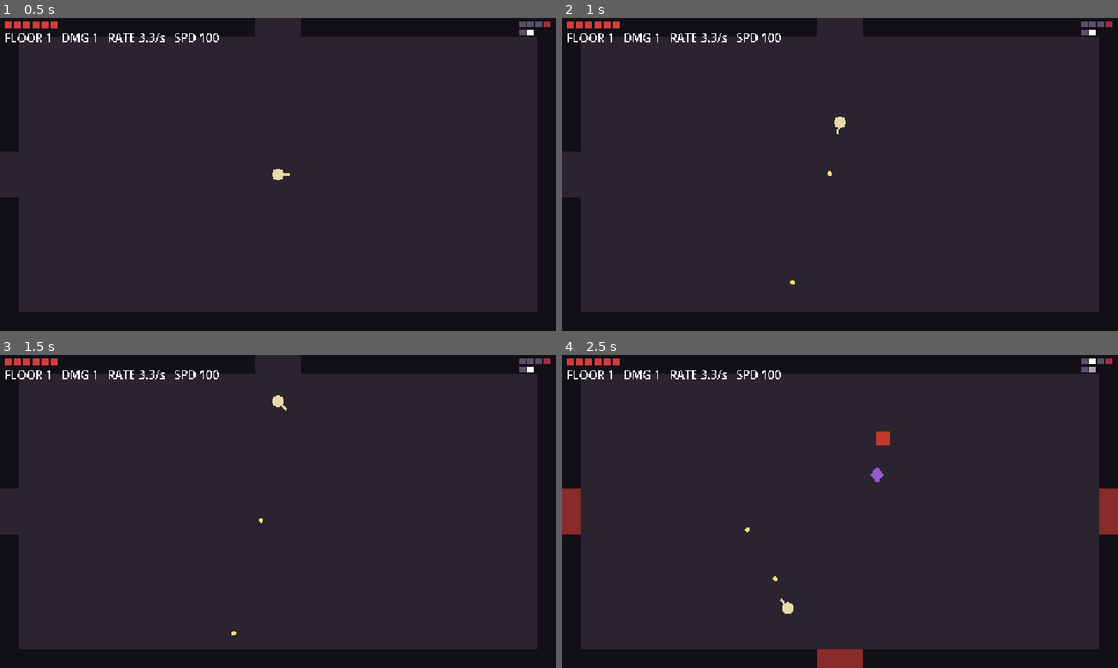
Above: before the commit, frames 1-4 (two rows, left to right).
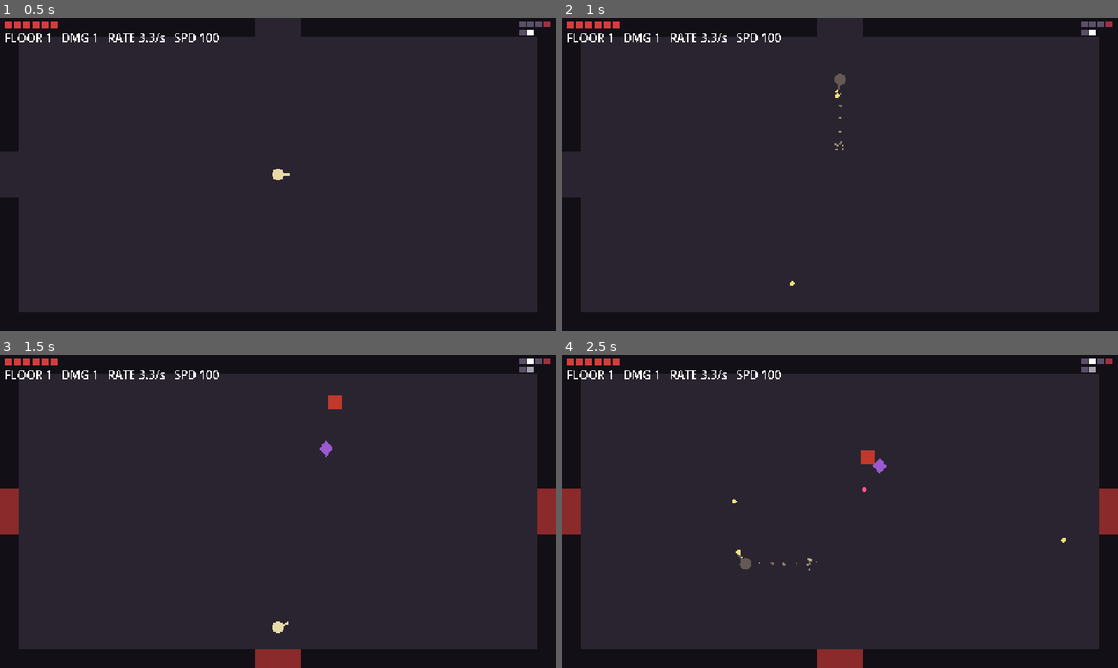
Above: after the commit, the same moments.

Repository: idghst/game-1
Game: Godot game, scene res://main.tscn
Two runs of this game, one before a commit and one after it. Both use one fixed random seed, a clock stepped at 60 frames per second and the inputs below.
Inputs (mouse positions are in pixels of both pictures, inside the frame that each line leads up to):
- Up to frame 1 (0.5 s): no input
- Up to frame 2 (1 s): tap Enter at 0.5 s; move the mouse to (812, 237) at 0.52 s; press the mouse at (812, 237) at 0.53 s; hold W (move_up) from 0.53 s (still down); tap Space (dash, bound only after the commit) at 0.8 s
- Up to frame 3 (1.5 s): keep holding W (move_up); move the mouse to (444, 558) at 1.27 s; release the mouse at (444, 558) at 1.28 s; tap Space (dash, bound only after the commit) at 1.35 s
- Up to frame 4 (2.5 s): click (1006, 558) at 1.55 s; move the mouse to (673, 464) at 2.02 s; release W (move_up) at 2.03 s; press the mouse at (673, 464) at 2.03 s; hold A (move_left) from 2.03 s (still down); tap Space (dash, bound only after the commit) at 2.3 s

Frame 1 is identical in both runs. In frame 2, 0.2% of the frame differs, in the area x 41-51%, y 17-86%; in frame 3, 2.4%, in the area x 0-100%, y 0-100%; in frame 4, 0.6%.

Commit message:
feat: 대시·넉백·화면 흔들림·파티클·히트스톱으로 타격감 강화
- 대시(Space/Shift, 패드 LB/LT): 무적 프레임과 잔상 파티클
- 피격 시 흰색 플래시와 넉백, 사격 반동과 총구 파티클
- Fx 오토로드: trauma 기반 화면 흔들림, 히트스톱, 파티클 버스트
- 프로젝트 이름을 Hollow Vigil로 변경

Co-Authored-By: Claude Opus 5.5 <noreply@anthropic.com>

Diff:
--- a/project.godot
+++ b/project.godot
@@ -3,9 +3,13 @@
 
 [application]
 
-config/name="Dungeon Prototype"
+config/name="Hollow Vigil"
 run/main_scene="res://main.tscn"
 config/features=PackedStringArray("4.7", "GL Compatibility")
+
+[autoload]
+
+Fx="*res://scripts/autoload/fx.gd"
 
 [display]
 
@@ -54,6 +58,10 @@
 "deadzone": 0.3,
 "events": [Object(InputEventJoypadMotion,"axis":3,"axis_value":1.0)]
 }
+dash={
+"deadzone": 0.5,
+"events": [Object(InputEventKey,"physical_keycode":32), Object(InputEventKey,"physical_keycode":4194325), Object(InputEventJoypadButton,"button_index":9), Object(InputEventJoypadMotion,"axis":4,"axis_value":1.0)]
+}
 shoot={
 "deadzone": 0.5,
 "events": [Object(InputEventMouseButton,"button_index":1), Object(InputEventJoypadMotion,"axis":5,"axis_value":1.0)]
--- /dev/null
+++ b/scripts/autoload/fx.gd
@@ -0,0 +1,59 @@
+extends Node
+## 타격감 효과: 화면 흔들림(trauma), 히트스톱, 파티클 버스트.
+
+var shake_enabled := true
+var trauma := 0.0  # 0~1, 카메라가 매 프레임 읽어 흔든다
+var _hitstop_left := 0.0
+
+
+func _ready() -> void:
+	process_mode = Node.PROCESS_MODE_ALWAYS
+
+
+func shake(amount: float) -> void:
+	if shake_enabled:
+		trauma = minf(trauma + amount, 1.0)
+
+
+func hitstop(seconds: float) -> void:
+	_hitstop_left = maxf(_hitstop_left, seconds)
+	Engine.time_scale = 0.05
+
+
+func shake_offset(max_px: float) -> Vector2:
+	var k := trauma * trauma * max_px
+	return Vector2(randf_range(-k, k), randf_range(-k, k)).round()
+
+
+func _process(delta: float) -> void:
+	# time_scale에 영향받지 않는 실제 시간으로 줄인다
+	var real := delta / maxf(Engine.time_scale, 0.0001)
+	trauma = maxf(trauma - real * 1.8, 0.0)
+	if _hitstop_left > 0:
+		_hitstop_left -= real
+		if _hitstop_left <= 0:
+			Engine.time_scale = 1.0
+
+
+# 한 번 터지고 사라지는 픽셀 파티클.
+func burst(parent: Node, pos: Vector2, color: Color, amount := 10, speed := 70.0, life := 0.35) -> void:
+	if not is_instance_valid(parent):
+		return
+	var p := CPUParticles2D.new()
+	p.position = pos
+	p.one_shot = true
+	p.explosiveness = 1.0
+	p.amount = amount
+	p.lifetime = life
+	p.spread = 180.0
+	p.gravity = Vector2.ZERO
+	p.initial_velocity_min = speed * 0.4
+	p.initial_velocity_max = speed
+	p.damping_min = speed * 1.5
+	p.damping_max = speed * 2.5
+	p.scale_amount_min = 1.0
+	p.scale_amount_max = 2.0
+	p.color = color
+	p.emitting = true
+	parent.add_child(p)
+	p.finished.connect(p.queue_free)
--- a/scripts/bullet.gd
+++ b/scripts/bullet.gd
@@ -34,7 +34,9 @@
 		return
 	_spent = true
 	if body.has_method("hit"):
-		body.hit(damage)
+		body.hit(damage, velocity.normalized())
+	else:
+		Fx.burst(get_parent(), position, color, 4, 40.0, 0.15)
 	queue_free()
 
 
--- a/scripts/enemy.gd
+++ b/scripts/enemy.gd
@@ -10,6 +10,7 @@
 var target: Node2D
 var _cooldown := 1.0
 var _flash := 0.0
+var _knock := Vector2.ZERO
 
 
 func setup(is_ranged: bool, player: Node2D, floor_n: int) -> CharacterBody2D:
@@ -48,18 +49,25 @@
 	else:
 		velocity = dir * speed
 		if to.length() < 12:
-			target.hit(1)
+			target.hit(1, dir)
+	velocity += _knock
+	_knock = _knock.move_toward(Vector2.ZERO, 700 * delta)
 	move_and_slide()
 	_flash -= delta
 	queue_redraw()
 
 
-func hit(dmg: int) -> void:
+func hit(dmg: int, knock := Vector2.ZERO) -> void:
 	if hp <= 0:
 		return
 	hp -= dmg
 	_flash = 0.08
+	_knock = knock.limit_length(1.0) * 160
+	Fx.burst(get_parent(), position, Color("ffffff", 0.8), 4, 60.0, 0.2)
 	if hp <= 0:
+		Fx.burst(get_parent(), position, Color("c0392b") if not ranged else Color("9b59d0"), 18, 110.0, 0.45)
+		Fx.shake(0.25)
+		Fx.hitstop(0.045)
 		died.emit()
 		queue_free()
 
--- a/scripts/main.gd
+++ b/scripts/main.gd
@@ -25,10 +25,13 @@
 var hud: Control
 var hud_label: Label
 var theme_small := Theme.new()
+var camera := Camera2D.new()
 
 
 func _ready() -> void:
 	rng.randomize()
+	camera.position = Vector2(W, H) / 2
+	add_child(camera)
 	theme_small.default_font_size = 10
 	player = Player.new()
 	add_child(player)
@@ -123,6 +126,10 @@
 	shape.shape.size = r.size
 	shape.position = r.get_center()
 	body.add_child(shape)
+
+
+func _process(_delta: float) -> void:
+	camera.offset = Fx.shake_offset(6.0)
 
 
 func _physics_process(_delta: float) -> void:
--- a/scripts/player.gd
+++ b/scripts/player.gd
@@ -4,16 +4,24 @@
 signal died
 
 const Bullet = preload("res://scripts/bullet.gd")
+const DASH_TIME := 0.16
+const DASH_SPEED := 320.0
 
 var max_hp := 6
 var hp := 6
 var speed := 100.0
 var damage := 1
 var fire_delay := 0.3
+var dash_cooldown := 0.7
 var aim := Vector2.RIGHT
 var bullet_parent: Node
 var _cooldown := 0.0
 var _invuln := 0.0
+var _dash_left := 0.0
+var _dash_cd := 0.0
+var _dash_dir := Vector2.RIGHT
+var _knock := Vector2.ZERO
+var _flash := 0.0
 var _mouse_aim := true
 
 
@@ -31,8 +39,27 @@
 		_mouse_aim = true
 
 
+func is_dashing() -> bool:
+	return _dash_left > 0
+
+
 func _physics_process(delta: float) -> void:
-	velocity = Input.get_vector("move_left", "move_right", "move_up", "move_down") * speed
+	var move := Input.get_vector("move_left", "move_right", "move_up", "move_down")
+	_dash_cd -= delta
+	if Input.is_action_just_pressed("dash") and _dash_cd <= 0:
+		_dash_dir = move.normalized() if move != Vector2.ZERO else aim
+		_dash_left = DASH_TIME
+		_dash_cd = dash_cooldown
+		_invuln = maxf(_invuln, DASH_TIME + 0.06)  # 대시 무적 프레임
+		Fx.burst(get_parent(), position, Color("e8d9a8", 0.6), 6, 40.0)
+	if _dash_left > 0:
+		_dash_left -= delta
+		velocity = _dash_dir * DASH_SPEED
+		if Engine.get_physics_frames() % 2 == 0:
+			Fx.burst(get_parent(), position, Color("c8b98a", 0.5), 2, 10.0, 0.25)
+	else:
+		velocity = move * speed + _knock
+	_knock = _knock.move_toward(Vector2.ZERO, 900 * delta)
 	move_and_slide()
 
 	var stick := Input.get_vector("aim_left", "aim_right", "aim_up", "aim_down")
@@ -44,25 +71,34 @@
 
 	_cooldown -= delta
 	_invuln -= delta
-	if Input.is_action_pressed("shoot") and _cooldown <= 0 and bullet_parent:
+	_flash -= delta
+	if Input.is_action_pressed("shoot") and _cooldown <= 0 and bullet_parent and not is_dashing():
 		_cooldown = fire_delay
-		bullet_parent.add_child(Bullet.new().setup(position + aim * 8, aim * 220, damage, true))
+		var muzzle := position + aim * 9
+		bullet_parent.add_child(Bullet.new().setup(muzzle, aim * 220, damage, true))
+		Fx.burst(bullet_parent, muzzle, Color("f4e27a"), 3, 50.0, 0.12)
+		_knock -= aim * 12  # 약한 반동
 	queue_redraw()
 
 
-func hit(dmg: int) -> void:
+func hit(dmg: int, knock := Vector2.ZERO) -> void:
 	if _invuln > 0 or hp <= 0:
 		return
 	hp = max(hp - dmg, 0)
-	_invuln = 0.8
+	_invuln = 1.0
+	_flash = 0.12
+	_knock = knock.limit_length(1.0) * 220
+	Fx.shake(0.55)
+	Fx.hitstop(0.09)
+	Fx.burst(get_parent(), position, Color("d63c3c"), 14, 90.0)
 	hp_changed.emit()
 	if hp == 0:
 		died.emit()
 
 
 func _draw() -> void:
-	var c := Color("e8d9a8")
-	if _invuln > 0 and int(_invuln * 20) % 2 == 0:
+	var c := Color.WHITE if _flash > 0 else Color("e8d9a8")
+	if _invuln > 0 and _flash <= 0 and not is_dashing() and int(_invuln * 20) % 2 == 0:
 		c.a = 0.3
 	draw_circle(Vector2.ZERO, 5, c)
 	draw_line(aim * 5, aim * 10, c, 2)
Not shown, added: scripts/autoload/fx.gd.uid
